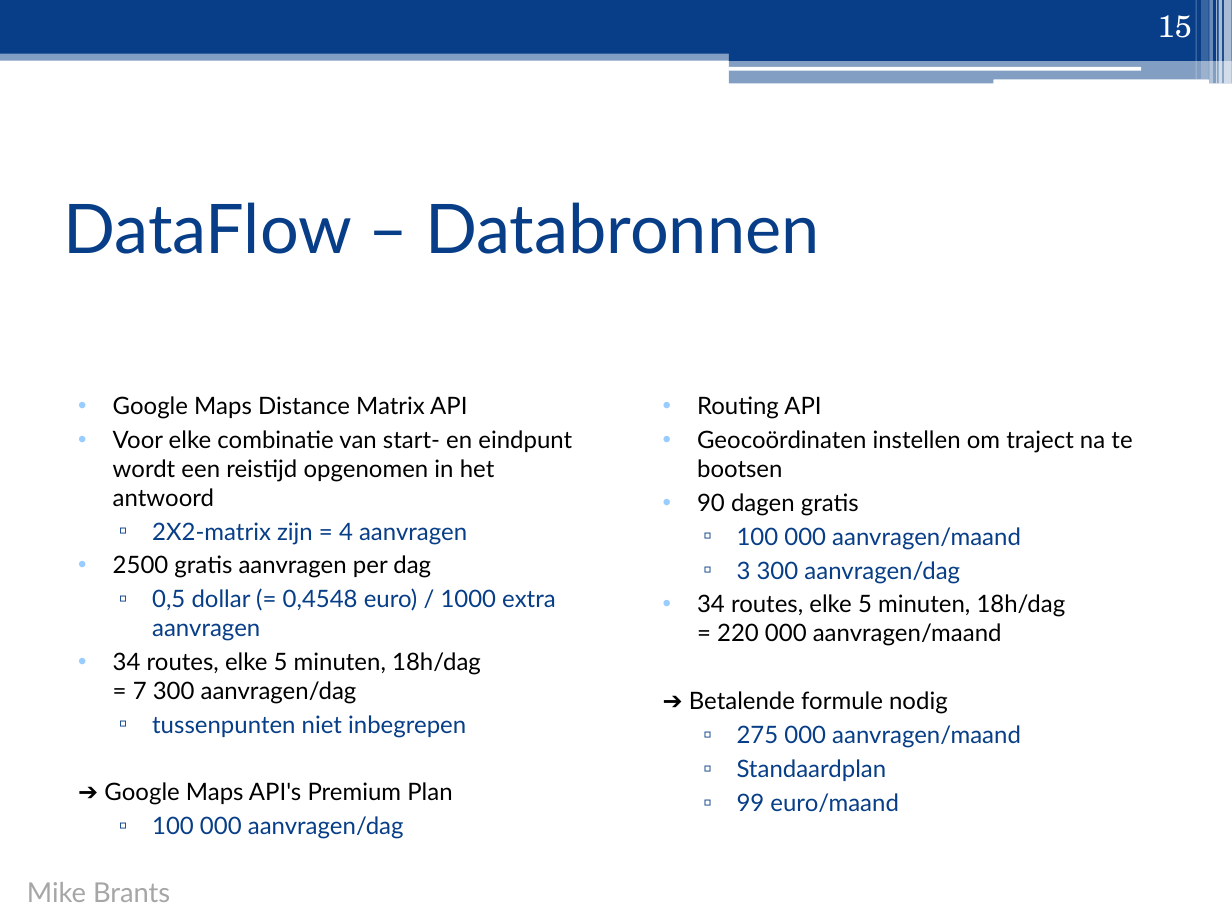
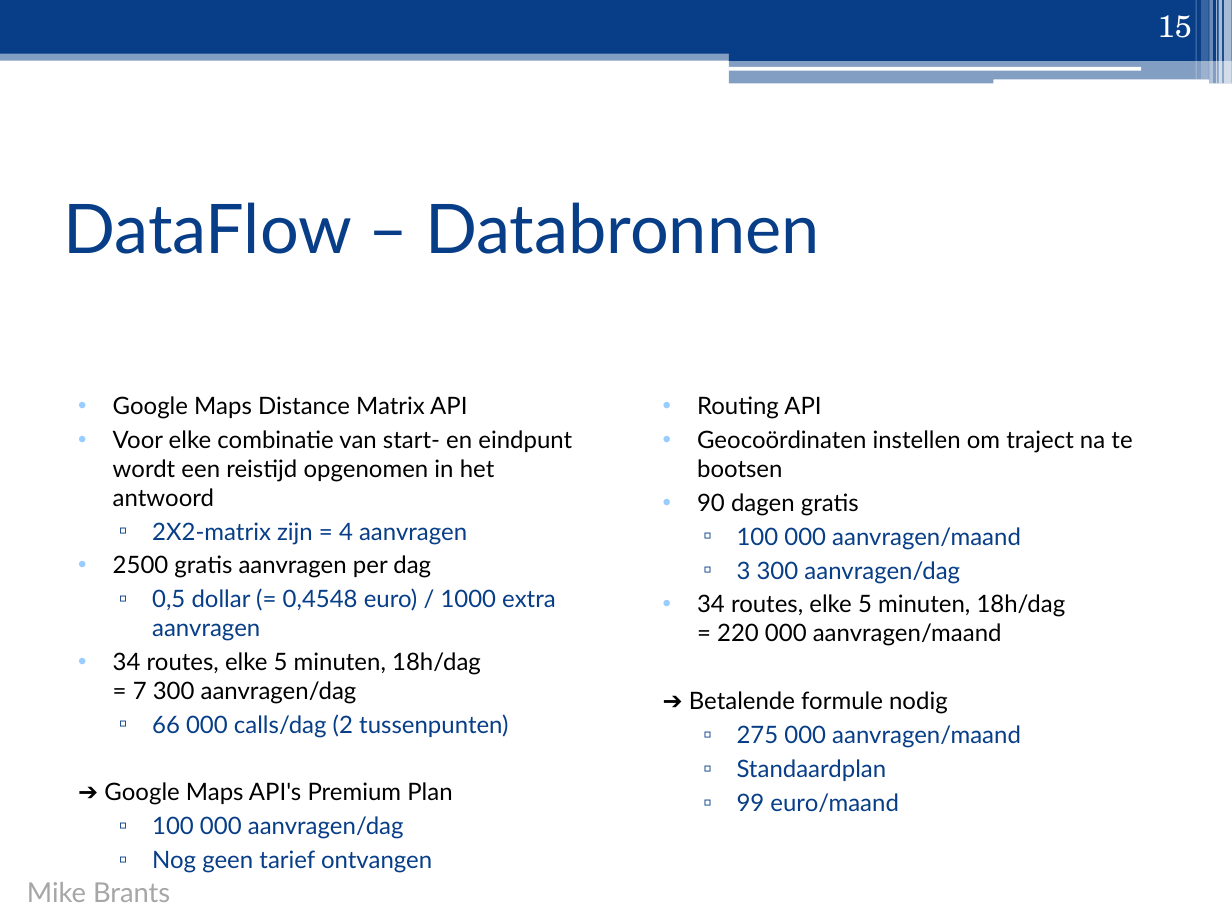
Before and after one commit to ghentlivinglab/Traffic-Travel-Time-Analyzer-2, a slide deck: slide 15 of Analyse/Presentatie/Sprint1.pptx. Drawn at 1232x924 pixels with LibreOffice and Linux fonts; fonts in the diff are those of the drawing. Boxes give left, top, right and bottom in pixels: in the first picture for what was removed or moved away, otherwise in the second. Text is boxed around its words. In the diff, an @@ line names an element or a change of style, - is before the commit and + after.

```diff
--- a/Analyse/Presentatie/Sprint1.pptx
+++ b/Analyse/Presentatie/Sprint1.pptx
@@ text at [152, 714, 508, 738]: text changed @@
-  ▫ tussenpunten niet inbegrepen
+  ▫ 66 000 calls/dag (2 tussenpunten)
@@ text at [152, 850, 432, 873]: paragraph added @@
+  ▫ Nog geen tarief ontvangen
```
Also in this commit, not shown: 4 other slides changed.
